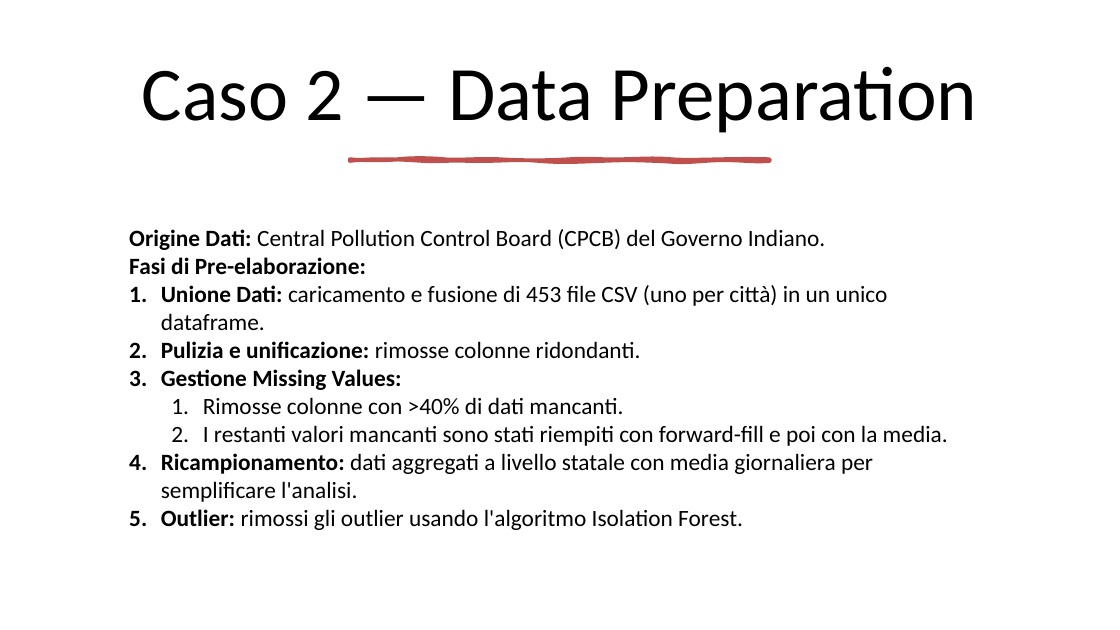
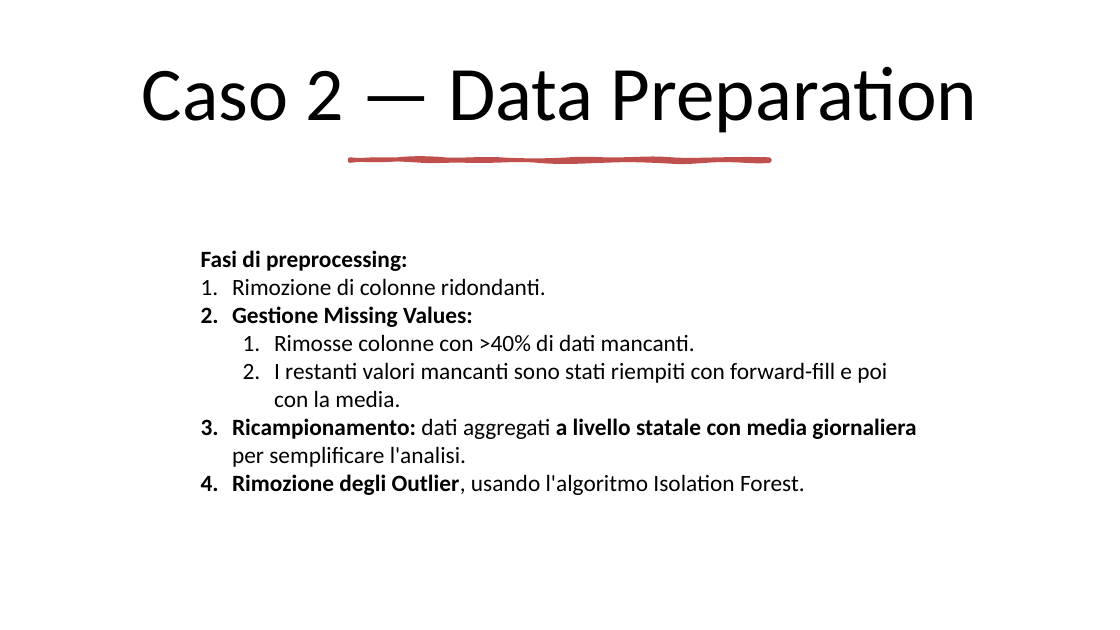
Before and after one commit to mtomas03/Thesis_Paper, a slide deck: slide 15 of Presentation.pptx (slide 19 before the commit). Drawn at 1120x630 pixels with LibreOffice and Linux fonts; fonts in the diff are those of the drawing. Boxes give left, top, right and bottom in pixels: in the first picture for what was removed or moved away, otherwise in the second. Text is boxed around its words. In the diff, an @@ line names an element or a change of style, - is before the commit and + after.

```diff
--- a/Presentation.pptx
+++ b/Presentation.pptx
@@ text "Fasi di preprocessing:": place and size @@
-text "Fasi di preprocessing:" at bbox=[129, 229, 948, 530]
+text "Fasi di preprocessing:" at bbox=[201, 250, 916, 495]
@@ text at bbox=[201, 250, 546, 295]: text changed @@
-Origine Dati: Central Pollution Control Board (CPCB) del Governo Indiano.
-Fasi di Pre-elaborazione:
-1. Unione Dati: caricamento e fusione di 453 file CSV (uno per città) in un unico dataframe.
-2. Pulizia e unificazione: rimosse colonne ridondanti.
+Fasi di preprocessing:
+1. Rimozione di colonne ridondanti.
@@ text at bbox=[232, 418, 916, 467]: bold on in "a livello statale con media giornaliera" @@
@@ text at bbox=[232, 474, 805, 495]: text changed @@
-5. Outlier: rimossi gli outlier usando l'algoritmo Isolation Forest.
+4. Rimozione degli Outlier, usando l'algoritmo Isolation Forest.
```
Also in this commit, not shown: 16 other slides changed, 4 slides removed, 1 other file.
